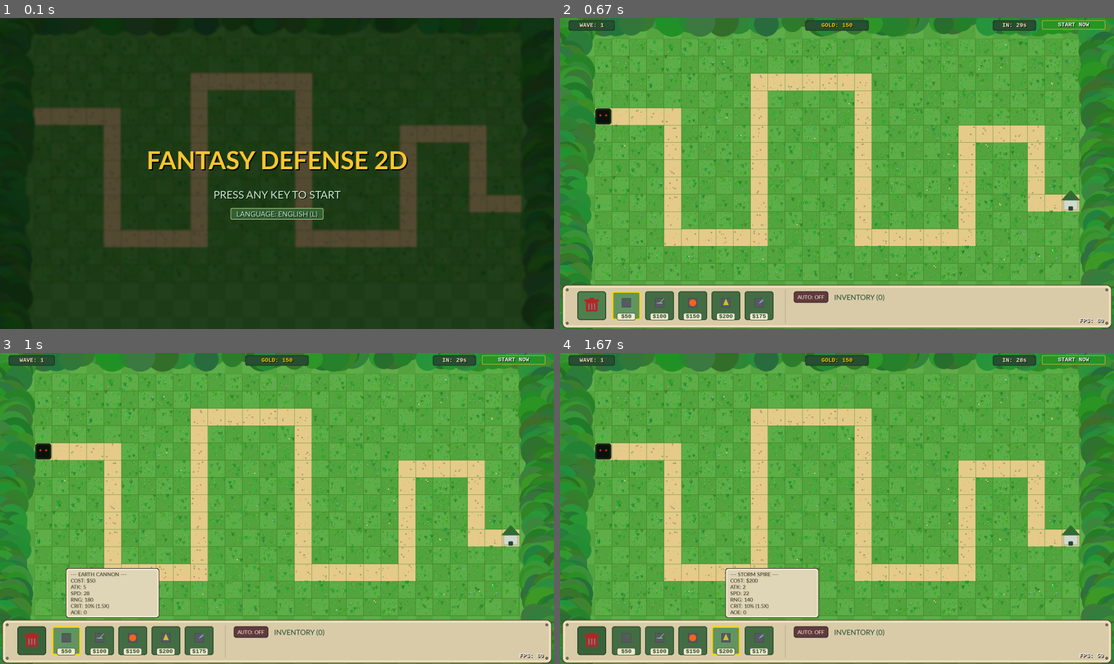
Above: before the commit, frames 1-4 (two rows, left to right).
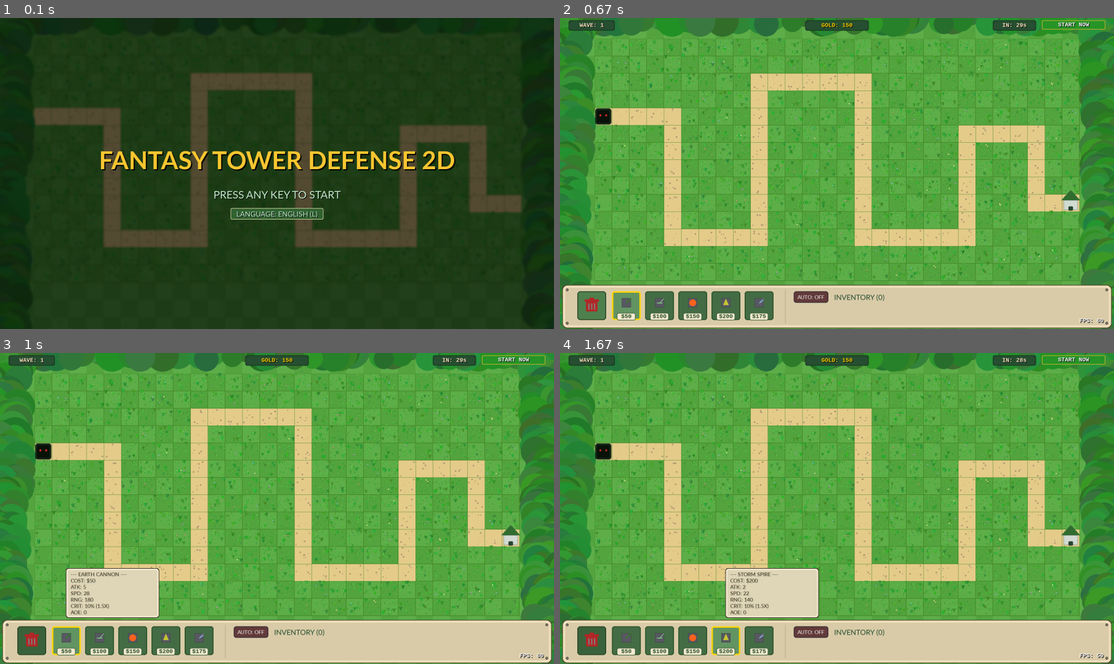
Above: after the commit, the same moments.

Repository: rquq/tower-defense-2d-pygame
Game: pygame game, started from main.py
The game is run twice, just before and just after one commit, with the same random seed, the same clock (stepped at 60 frames per second) and the same inputs.
Inputs (mouse positions are in pixels of both pictures, inside the frame that each line leads up to):
- Up to frame 1 (0.1 s): no input
- Up to frame 2 (0.67 s): click (593, 304) at 0.38 s
- Up to frame 3 (1 s): click (66, 639) at 0.72 s
- Up to frame 4 (1.67 s): click (593, 639) at 1.05 s; click (726, 639) at 1.38 s

The runs differ from the first frame. In frame 1, 2.3% of the frame differs, in the area x 18-83%, y 42-50%; in frame 2, nothing differs; in frame 3, nothing differs; in frame 4, nothing differs.

Commit message:
Rename project to Fantasy Tower Defense 2D

Diff:
--- a/core/engine.py
+++ b/core/engine.py
@@ -20,7 +20,7 @@
         os.environ['SDL_VIDEO_CENTERED'] = '1'
         pygame.init()
         self.display_surface = pygame.display.set_mode((WIN_WIDTH, WIN_HEIGHT))
-        pygame.display.set_caption("Fantasy Defense 2D")
+        pygame.display.set_caption("Fantasy Tower Defense 2D")
         self.clock = pygame.time.Clock()
 
         AssetManager.get_instance().init()
--- a/core/locales.py
+++ b/core/locales.py
@@ -2,7 +2,7 @@
 
 TEXT = {
     "EN": {
-        "TITLE": "FANTASY DEFENSE 2D",
+        "TITLE": "FANTASY TOWER DEFENSE 2D",
         "PRESS_START": "PRESS ANY KEY TO START",
         "LANGUAGE": "LANGUAGE: ENGLISH (L)",
         "START_NOW": "START NOW",
@@ -54,7 +54,7 @@
         "OFF": "OFF",
     },
     "VI": {
-        "TITLE": "THỦ THÀNH KỲ ẢO 2D",
+        "TITLE": "FANTASY TOWER DEFENSE 2D",
         "PRESS_START": "NHẤN PHÍM BẤT KỲ ĐỂ BẮT ĐẦU",
         "LANGUAGE": "NGÔN NGỮ: TIẾNG VIỆT (L)",
         "WAVE": "ĐỢT",
Not shown, changed: bao_cao_do_an.md
Not shown, changed: tasks.md
